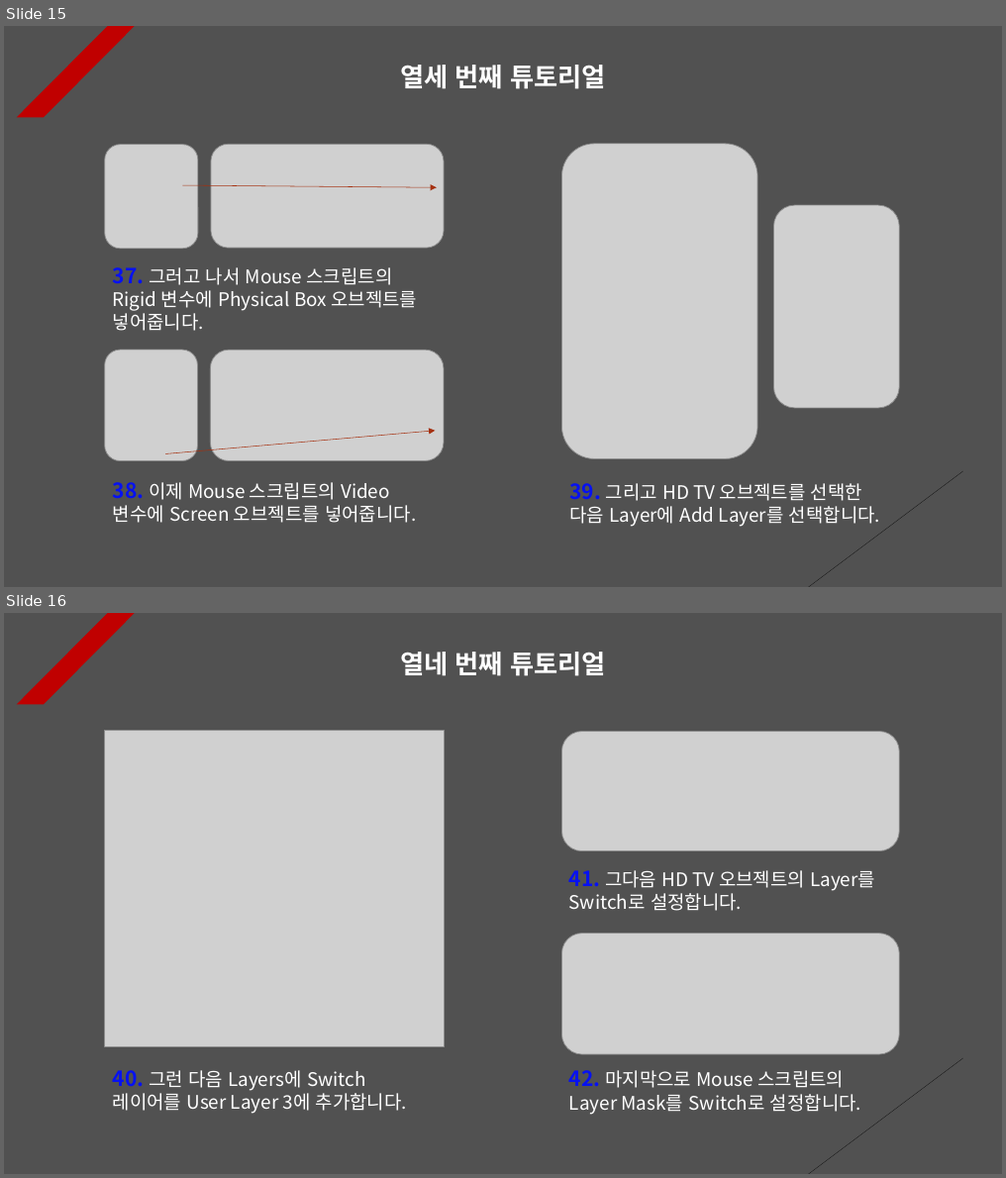
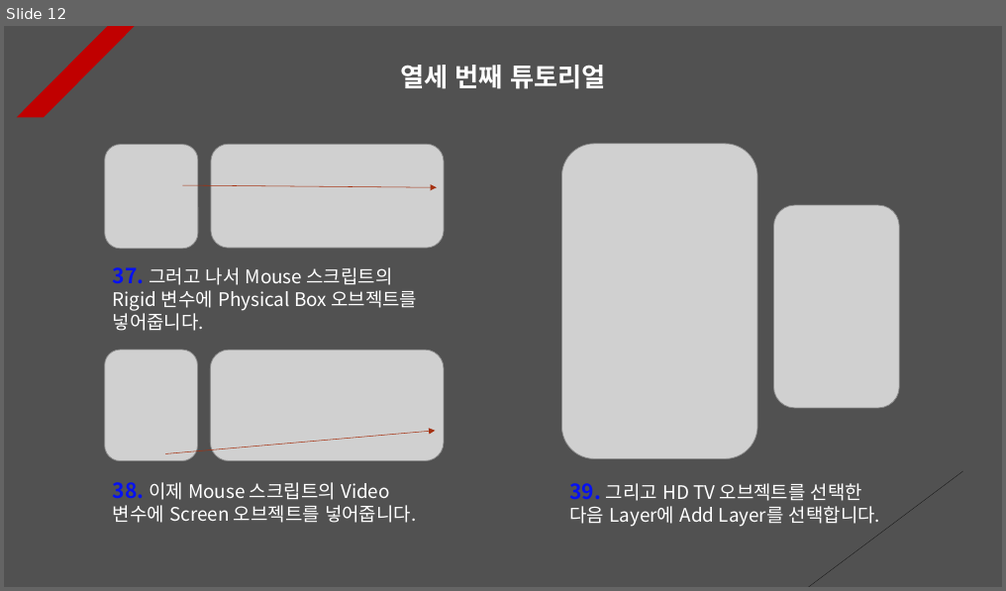
Before and after one commit to Unity2033/3D-UnityEngine, a slide deck: Assets/Mouse Function/PPT Data/Mouse Example.pptx. Shown one above the other, each under a label of ours: slides 15 and 16 before the commit, slide 12 after it. The pictures are 1006x1178 and 1006x591 pixels, drawn with LibreOffice and Linux fonts; fonts in the diff are those of the drawing; grey boxes stand for pictures. Boxes give left, top, right and bottom in pixels: in the first picture for what was removed or moved away, otherwise in the second. Text is boxed around its words. In the diff, an @@ line names an element or a change of style, - is before the commit and + after.

Commit message:
Mouse Function Tutorial Renewal
- Each PPT data update

- Change the mouse cursor image

- Delete and add resource data

```diff
--- a/Assets/Mouse Function/PPT Data/Mouse Example.pptx
+++ b/Assets/Mouse Function/PPT Data/Mouse Example.pptx
@@ slide 16 removed at box(4, 613, 1002, 1174), background #515151; not listed: 2 template elements that a slide beside it also shows @@
@@ text removed at box(400, 652, 605, 676) @@
-열네 번째 튜토리얼
@@ picture removed at box(105, 731, 445, 1047) @@
@@ picture removed at box(561, 731, 899, 851) @@
@@ text removed at box(569, 870, 875, 911) @@
-41. 그다음 HD TV 오브젝트의 Layer를 Switch로 설정합니다.
@@ picture removed at box(561, 934, 899, 1055) @@
@@ text removed at box(113, 1070, 407, 1114) @@
-40. 그런 다음 Layers에 Switch 레이어를 User Layer 3에 추가합니다.
@@ text removed at box(569, 1070, 861, 1115) @@
-42. 마지막으로 Mouse 스크립트의 Layer Mask를 Switch로 설정합니다.
@@ what was slide 15 is now slide 12 @@
```
Also in this commit, not shown: 3 other slides removed, 54 other files.
